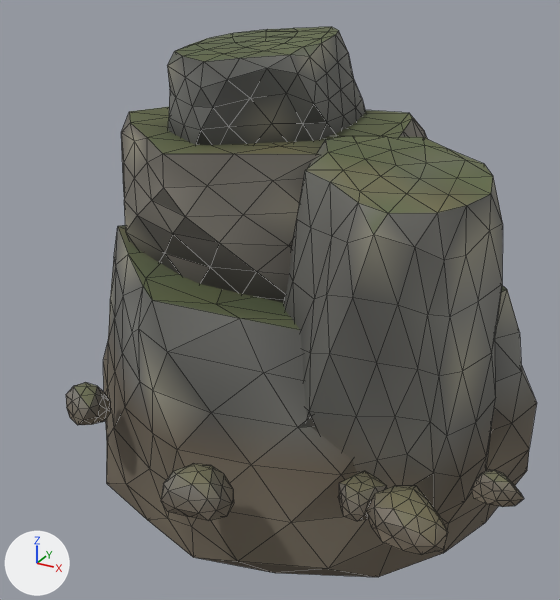
Two versions of the glTF model assets/nature/cliff_a.glb, one commit apart.
Rendered twice from a 50 mm camera at (4.67, -9.01, 5.76) aimed at (-0.1, -0.33, 1.42). Every picture has the same lights, and +X, +Y and +Z are marked at lower left. The picture after the commit comes second. Mesh edges are drawn as thin lines. Objects named as collision shapes, trigger or cutter boxes, shadow casters or lower levels of detail are left out. Vertices at exactly the same position are counted once.

The scene before the commit, as lines of its bpy script (objects in view):
```python
mat_rock = bpy.data.materials.new('Rock')
mat_rock.use_nodes = True; mat_rock.node_tree.nodes.clear()
_N = mat_rock.node_tree.nodes; _L = mat_rock.node_tree.links
n0 = _N.new('ShaderNodeBsdfPrincipled'); n0.name = 'Principled BSDF'
n0.inputs[2].default_value = 0.85  # 'Roughness'
n1 = _N.new('ShaderNodeOutputMaterial'); n1.name = 'Material Output'
n2 = _N.new('ShaderNodeVertexColor'); n2.name = 'Color Attribute'
_L.new(n0.outputs[0], n1.inputs[0])  # 'BSDF' to 'Surface'
_L.new(n2.outputs[0], n0.inputs[0])  # 'Color' to 'Base Color'
me_lod0 = bpy.data.meshes.new('LOD0')
me_lod0.from_pydata(...)  # 858 vertices, 1680 faces; spans x -3.49..3.62, y -3.31..2.7, z -1.88..4.84
me_lod0.materials.append(mat_rock)
ob_lod0 = bpy.data.objects.new('LOD0', me_lod0)
ob_lod0.location = (0.0, 0.0, 0.0)
```
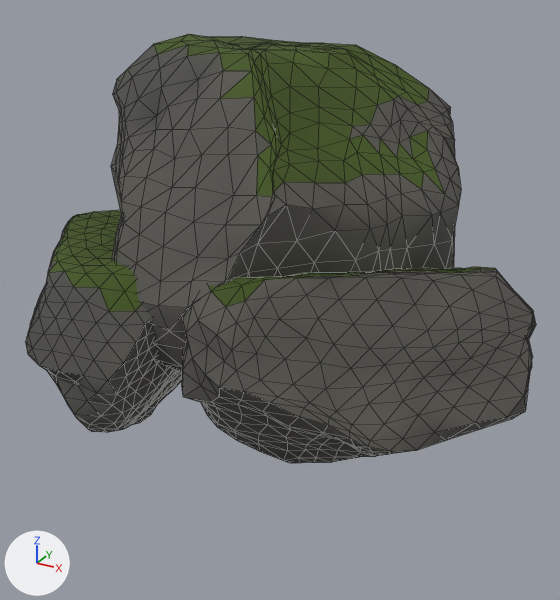
Boxes (x1, y1, x2, y2) around the edits, measured in the pictures (560 x 600 px):
'LOD0', recoloured, reshaped (8% wider, 22% shorter)
    before: (66, 27, 537, 577)
    after: (25, 34, 536, 463)
part 1 of me_lod0, rebuilt
    before: (121, 107, 428, 303)
    after: (111, 34, 461, 373)
part 2 of me_lod0, rebuilt (61% wider, 48% shorter)
    before: (284, 136, 503, 515)
    after: (182, 267, 536, 463)
part 3 of me_lod0, added
    after: (25, 210, 182, 432)
part 4 of me_lod0, deleted
    before: (66, 27, 524, 555)
part 5 of me_lod0, deleted
    before: (103, 226, 537, 577)

The change, as a list of edits to the scene's bpy script:
```text
Change mat_rock:
    where n0 = _N.new('ShaderNodeBsdfPrincipled'); n0.name = 'Principled BSDF'
    n0.inputs[2].default_value: 0.85 -> 0.9  # 'Roughness'
    add n3 = _N.new('ShaderNodeMix'); n3.name = 'Mix'
    add n3.data_type = 'RGBA'
    add n3.blend_type = 'MULTIPLY'
    add n3.inputs[0].default_value = 1.0  # 'Factor'
    add n3.inputs[7].default_value = (0.117, 0.109, 0.0931, 1.0)  # 'B', dark grey #605d56
    where n2 = _N.new('ShaderNodeVertexColor'); n2.name = 'Color Attribute'
    remove _L.new(n2.outputs[0], n0.inputs[0])  # 'Color' to 'Base Color'
    add _L.new(n3.outputs[2], n0.inputs[0])  # 'Result' to 'Base Color'
    add _L.new(n2.outputs[0], n3.inputs[6])  # 'Color' to 'A'
Add mat_moss:
    mat_moss = bpy.data.materials.new('Moss')
    # nodes: BsdfPrincipled, Mix, OutputMaterial, VertexColor
    # colours: dark green #4a6022, mixed with the vertex colours
Change me_lod0:
    used by ob_lod0; location = (0.0, 0.0, 0.0)
    remove me_lod0.from_pydata(...)  # 858 vertices, 1680 faces; spans x -3.49..3.62, y -3.31..2.7, z -1.88..4.84
    add me_lod0.from_pydata(...)  # 1926 vertices, 3840 faces; spans x -3.83..3.52, y -3.16..2.53, z -0.3..4.75
    me_lod0 part 1: the loose piece of 162 vertices spanning x -3.27..2.08, y -1.48..2.41, z 1.26..3.72 is rebuilt with 642 vertices and now spans x -3.45..2.18, y -2.58..2.53, z 0.66..4.75
    me_lod0 part 2: the loose piece of 162 vertices spanning x 0.29..3.01, y -1.99..0.89, z -0.82..3.75 is rebuilt with 642 vertices and now spans x -0.51..3.52, y -3.16..0.74, z -0.24..2.69
    me_lod0 part 3: a new loose piece of 642 vertices spanning x -3.83..-0.6, y -3.14..0.33, z -0.3..2.25
    me_lod0 part 4: 6 loose pieces with 372 vertices, spanning x -2.57..3.62, y -3.31..2.52, z -0.11..4.84, are deleted
    me_lod0 part 5
    162 vertices are removed from x -3.49..3.34, y -2.5..2.7, z -1.88..2.07
    320 faces are deleted
    add me_lod0.materials.append(mat_moss)
```
